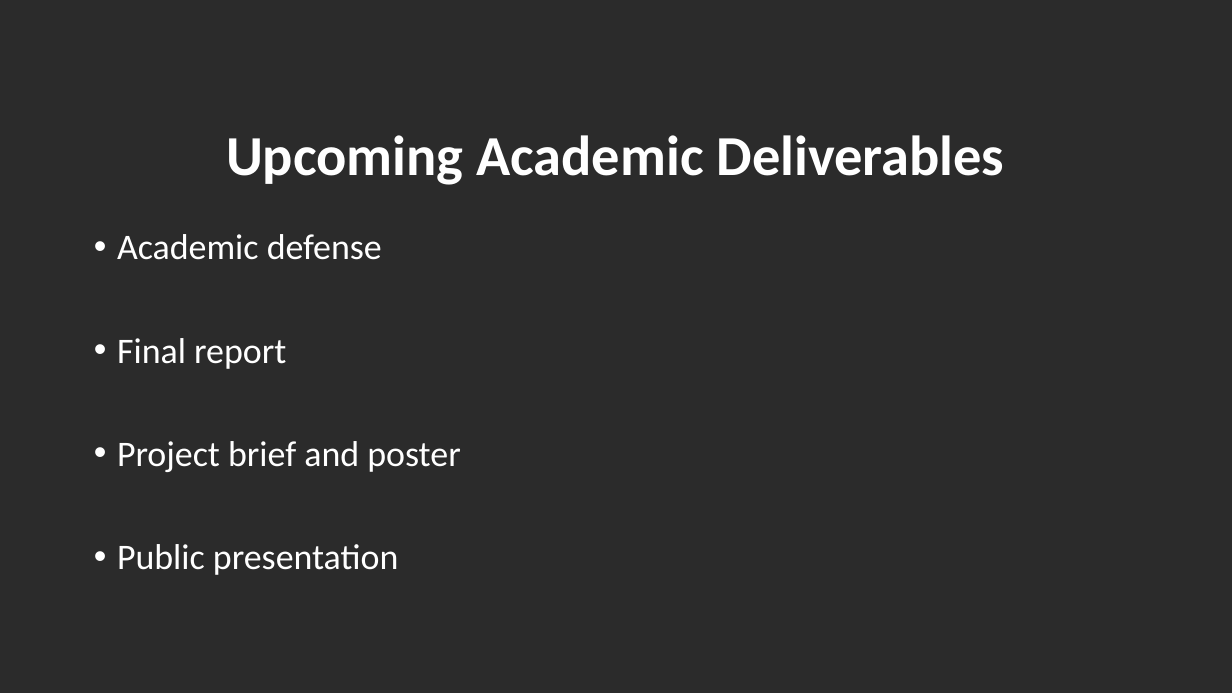
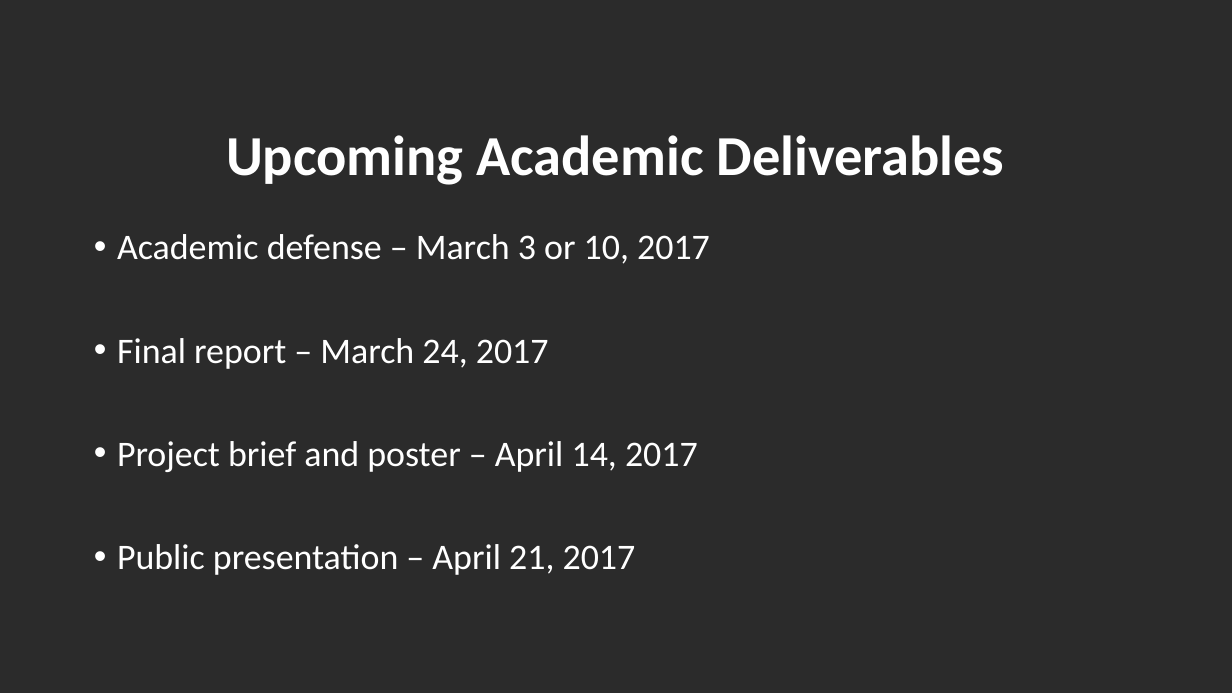
Before and after one commit to turfeffect/Docs, a slide deck: slide 9 of Presentations/Fall Review Meeting/A FRAMEWORK TO EVALUATE MARINE RESERVES IN MEXICO.pptx (slide 3 before the commit). Drawn at 1232x693 pixels with LibreOffice and Linux fonts; fonts in the diff are those of the drawing; background and template pictures are left out; a plain dark background stands for a picture behind light text. Boxes give left, top, right and bottom in pixels: in the first picture for what was removed or moved away, otherwise in the second. Text is boxed around its words. In the diff, an @@ line names an element or a change of style, - is before the commit and + after.

Commit message:
updated version

```diff
--- a/Presentations/Fall Review Meeting/A FRAMEWORK TO EVALUATE MARINE RESERVES IN MEXICO.pptx
+++ b/Presentations/Fall Review Meeting/A FRAMEWORK TO EVALUATE MARINE RESERVES IN MEXICO.pptx
@@ text at bbox=[117, 234, 710, 575]: text changed @@
-• Academic defense
-• Final report
-• Project brief and poster
-• Public presentation
+• Academic defense – March 3 or 10, 2017
+• Final report – March 24, 2017
+• Project brief and poster – April 14, 2017
+• Public presentation – April 21, 2017
```
Also in this commit, not shown: 5 other slides changed, 1 slide added, 1 slide removed.
